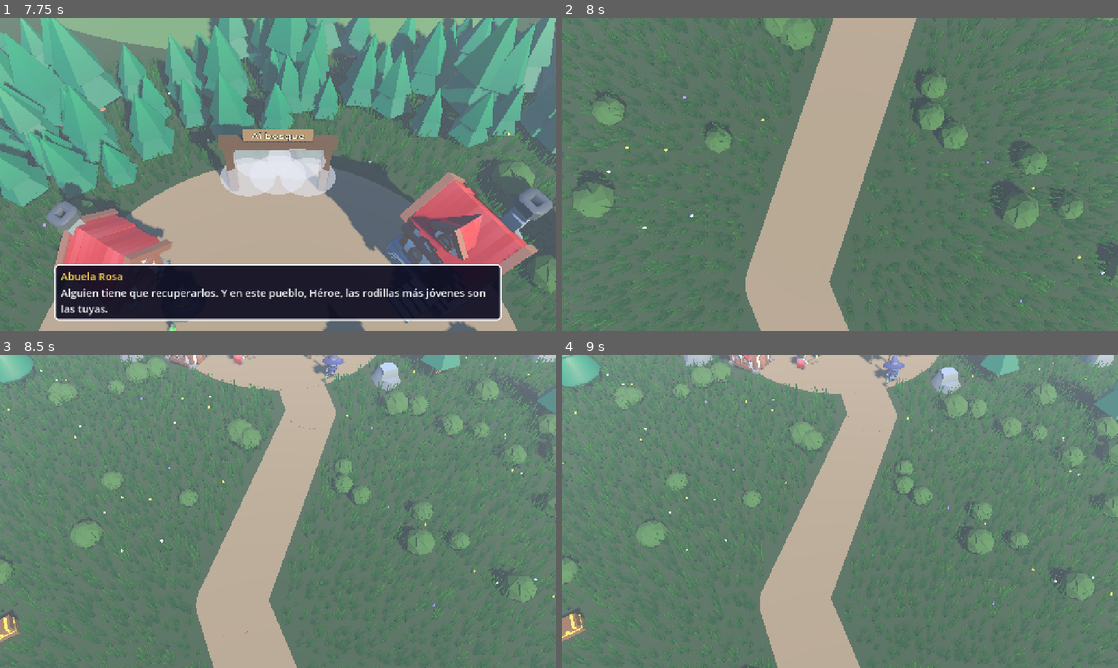
Above: before the commit, frames 1-4 (two rows, left to right).
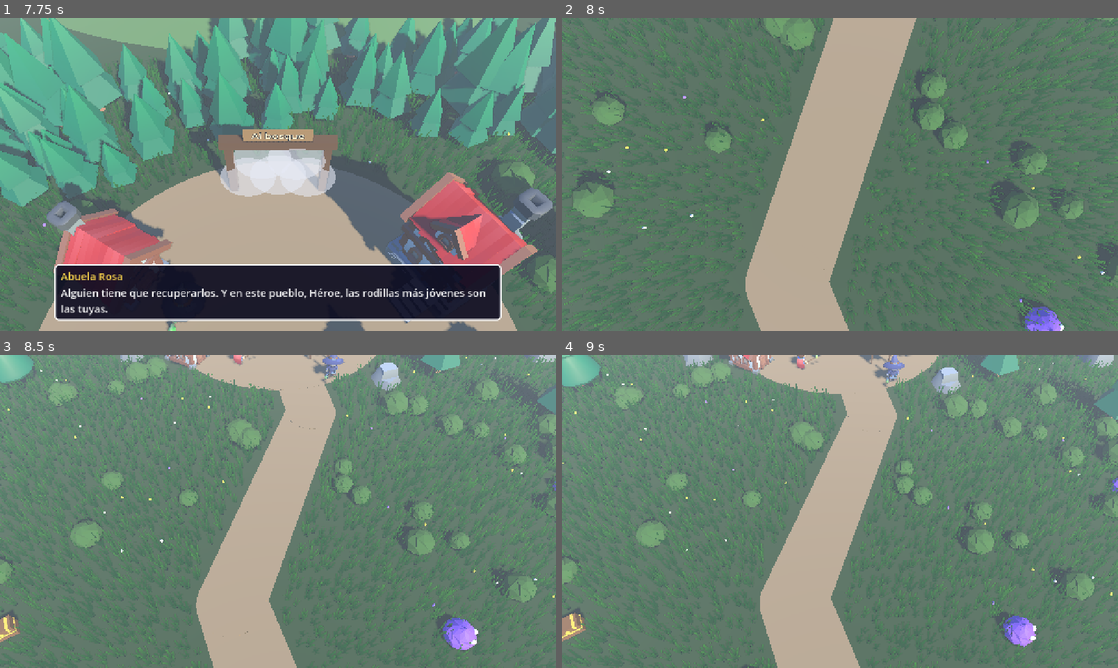
Above: after the commit, the same moments.

Repository: apergas/rpg-turnos
Game: Godot game, scene res://scenes/title/title.tscn
The game is run twice, just before and just after one commit, with the same random seed, the same clock (stepped at 60 frames per second) and the same inputs.
Inputs (mouse positions are in pixels of both pictures, inside the frame that each line leads up to):
- Up to frame 1 (7.75 s): tap Enter (accept) at 0.5, 0.6, 2, 7.35 s; move the mouse to (400, 158) at 0.52 s; hold D (move_right) 0.53-1.25 s; click (400, 158) at 0.67 s; tap Space at 0.77, 1.07, 4.52, 4.82, 7.52 s; click "Normal" at 1.25 s; drag from (166, 190) to (250, 237) at 2.02 s; move the mouse to (333, 105) at 2.77 s; hold D (move_right) 2.78-3.5 s; tap Keypad Enter at 2.85 s; drag from (250, 237) to (111, 127) at 3.52 s; move the mouse to (444, 221) at 4.27 s; hold A (move_left) 4.28-5 s; tap Ctrl at 4.35 s; drag from (111, 127) to (194, 96) at 5.02 s; move the mouse to (305, 174) at 5.77 s; hold S (move_down) 5.78-6.5 s; tap Tab at 5.85 s; click (305, 174) at 5.92 s; drag from (194, 96) to (166, 190) at 6.52 s; move the mouse to (400, 158) at 7.27 s; hold W (move_up) from 7.28 s (still down)
- Up to frame 2 (8 s): keep holding W (move_up); tap Space at 7.82 s
- Up to frame 3 (8.5 s): release W (move_up) at 8 s; drag from (166, 527) to (250, 574) at 8.02 s
- Up to frame 4 (9 s): move the mouse to (895, 442) at 8.77 s; hold S (move_down) from 8.78 s (still down); tap Keypad Enter at 8.85 s

Frame 1 is identical in both runs. In frame 2, 0.5% of the frame differs, in the area x 81-91%, y 89-100%; in frame 3, 0.6%, in the area x 78-100%, y 38-95%; in frame 4, 0.6%.

Commit message:
Show the monster groups on the map

Diff:
--- a/scripts/battle/battle_actor.gd
+++ b/scripts/battle/battle_actor.gd
@@ -488,6 +488,9 @@
 	},
 }
 
+## Map only: how see-through a group's figure is while it can't start a battle.
+const FADED_TRANSPARENCY := 0.5
+
 @export var look := Look.HERO
 
 ## Height of the floating damage numbers.
@@ -588,6 +591,23 @@
 	var anim_name: String = _anims.walk if on else _anims.idle
 	if _anim.current_animation != anim_name:
 		_anim.play(anim_name, BLEND_TIME, WALK_SPEED if on else 1.0)
+
+
+## Map only: half see-through (a group that can't start a battle now: fled from, or an
+## Incienso burning), or whole again. Every mesh of the figure.
+func set_faded(on: bool) -> void:
+	for mi in _meshes:
+		mi.transparency = FADED_TRANSPARENCY if on else 0.0
+
+
+## Map only: true for the figures that hop as they walk (the slimes).
+func hops() -> bool:
+	return look in [Look.SLIME, Look.RED_SLIME, Look.METAL_SLIME]
+
+
+## Map only: one small hop (a slime walking); not awaited.
+func play_hop() -> void:
+	_hop()
 
 
 ## Hero only: shows the hand meshes of the weapon and shield worn (Equipment ids, ""
--- a/scripts/world/world.gd
+++ b/scripts/world/world.gd
@@ -180,6 +180,10 @@
 const FIGURE_SIGN_COLOR := Color(1.0, 0.95, 0.8)
 ## Mission lines wrap past this width, so the status window stays at the side of the screen.
 const MISSION_WIDTH := 420.0
+## Groups of monsters farther than this from the hero neither move nor animate.
+const GROUP_ANIMATE_RADIUS := 30.0
+## Seconds between two hops of a slime walking on the map.
+const HOP_TIME := 0.45
 
 ## The map to build; set before add_child.
 var zone: ZoneData
@@ -269,12 +273,20 @@
 var _hidden_figures: Array[String] = []
 var _mark_labels := {}
 var _figure_signs: Array[Label3D] = []
+## The groups of monsters on the map (MonsterGroups), each {"node": Node3D (no collider),
+## "actor": BattleActor (its first enemy's figure), "roam": MonsterRoam, "enemies":
+## Array[Combatant] (the formation, data), "armed": bool (false: fled from, it starts no
+## battle yet), "rare": bool (the Slime de Metal), "hop": seconds to its next hop}.
+var _groups: Array[Dictionary] = []
+## The hero is EncounterMeter.LEVEL_GAP levels past the zone: the moving groups keep away.
+var _shy := false
 
 
 func _ready() -> void:
 	if zone == null:
 		zone = ZoneData.by_id("pradera")
-	_rng.randomize()
+	# The groups are placed with the zone and the clock: never twice the same.
+	_rng.seed = hash(zone.id) ^ Time.get_ticks_usec()
 	_autoplay = OS.get_cmdline_user_args().has("--autoplay")
 	_meter = EncounterMeter.new(_rng, zone.encounter_grace, zone.encounter_chance)
 	_grass = WorldStage.build(self, zone)
@@ -318,12 +330,13 @@
 	_place_label.text = zone.map_label()
 	set_explored(ExploredMap.new(zone))
 	place_at_entry(zone.start_entry)
+	respawn_groups()
 	_camera.current = true
 	if get_parent() == get_tree().root:
 		_connect_standalone()
 
 
-func _physics_process(_delta: float) -> void:
+func _physics_process(delta: float) -> void:
 	if _pad:
 		_player.stick_direction = _pad.direction
 		if _pad.direction != Vector2.ZERO:
@@ -339,6 +352,7 @@
 		_marker.position = _player.move_target
 	if _dungeon:
 		_dungeon.see_through(_camera.global_position, _player.global_position)
+	_move_groups(delta)
 	if _waiting or _talking:
 		return
 	var pos := _player.global_position
@@ -539,6 +553,8 @@
 ## what the villagers say and, on a dungeon floor, the gates, the lever and the key.
 func set_world_flags(flags: Dictionary) -> void:
 	_flags = flags
+	for group in _groups:
+		(group.roam as MonsterRoam).set_flags(flags)
 	for exit: Dictionary in zone.exits:
 		(_fogs[exit.id] as Node3D).visible = not _is_open(exit)
 	if _dungeon:
@@ -570,6 +586,82 @@
 ## An Incienso burning: no random encounters (the boss still waits where it is).
 func set_repel(on: bool) -> void:
 	_repelled = on
+
+
+## Every group of the zone again (MonsterGroups.groups()), in new places, none within
+## MonsterGroups.ENTRY_GAP of avoid (where the hero stands). On autoplay prints "Grupos: n".
+func respawn_groups(avoid: Array[Vector3] = []) -> void:
+	for group in _groups:
+		(group.node as Node3D).queue_free()
+	_groups.clear()
+	for spot: Dictionary in MonsterGroups.groups(zone, _rng, avoid):
+		_add_group(spot.pos, spot.enemies, false)
+	if _autoplay:
+		print("Grupos: %d" % group_count())
+
+
+## How many groups are on the map (the rare enemy apart).
+func group_count() -> int:
+	var count := 0
+	for group in _groups:
+		if not group.rare:
+			count += 1
+	return count
+
+
+## A group at pos: the figure of its first enemy (no collider: nothing bumps into it),
+## facing the camera, and its MonsterRoam.
+func _add_group(pos: Vector3, enemies: Array[Combatant], rare: bool) -> void:
+	var node := Node3D.new()
+	node.position = pos
+	node.rotation_degrees.y = 180.0
+	add_child(node)
+	var actor: BattleActor = ACTOR_SCENE.instantiate()
+	actor.look = EnemyLibrary.look(enemies[0].id)
+	node.add_child(actor)
+	var roam := MonsterRoam.for_leader(enemies[0], pos, _rng,
+		zone if zone.is_dungeon() else null)
+	roam.set_flags(_flags)
+	var group := {"node": node, "actor": actor, "roam": roam, "enemies": enemies,
+		"armed": true, "rare": rare, "hop": 0.0}
+	_groups.append(group)
+	_fade_group(group)
+
+
+## Moves every group near the hero one physics tick (MonsterRoam), turned the way it walks,
+## with the walk animation and, for a slime, a hop now and then. Groups past
+## GROUP_ANIMATE_RADIUS stop moving and animating (their node stops processing).
+func _move_groups(delta: float) -> void:
+	var hero := _player.global_position
+	for group in _groups:
+		var node: Node3D = group.node
+		var near := _flat_distance(hero, node.position) <= GROUP_ANIMATE_RADIUS
+		var mode := Node.PROCESS_MODE_INHERIT if near else Node.PROCESS_MODE_DISABLED
+		if node.process_mode != mode:
+			node.process_mode = mode
+		if not near:
+			continue
+		var roam: MonsterRoam = group.roam
+		var actor: BattleActor = group.actor
+		var before := node.position
+		node.position = roam.step(before, delta, hero, _shy)
+		actor.set_walking(roam.moving)
+		if not roam.moving:
+			continue
+		var dir := node.position - before
+		node.rotation.y = lerp_angle(node.rotation.y, atan2(-dir.x, -dir.z),
+			minf(1.0, Player.TURN_SPEED * delta))
+		if actor.hops():
+			group["hop"] = float(group.hop) - delta
+			if group.hop <= 0.0:
+				group["hop"] = HOP_TIME
+				actor.play_hop()
+
+
+## A group shows half see-through while it can't start a battle: fled from, or an Incienso
+## burning.
+func _fade_group(group: Dictionary) -> void:
+	(group.actor as BattleActor).set_faded(_repelled or not group.armed)
 
 
 ## Shows or removes the return portal at the zone's portal_pos.
Not shown, changed: CLAUDE.md
